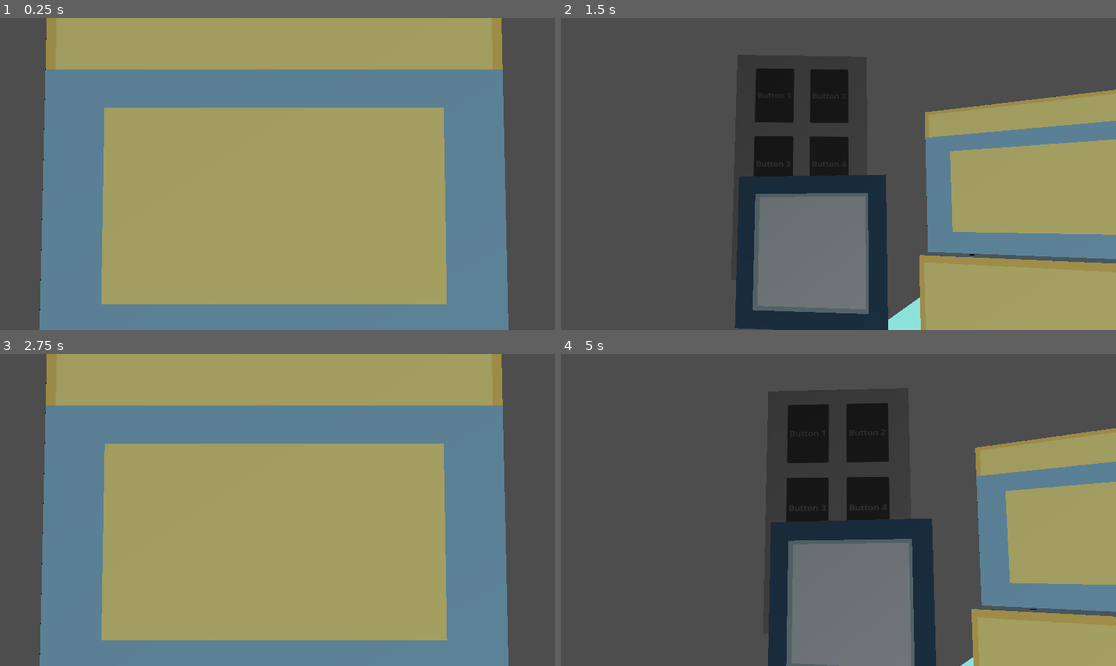
Above: before the commit, frames 1-4 (two rows, left to right).
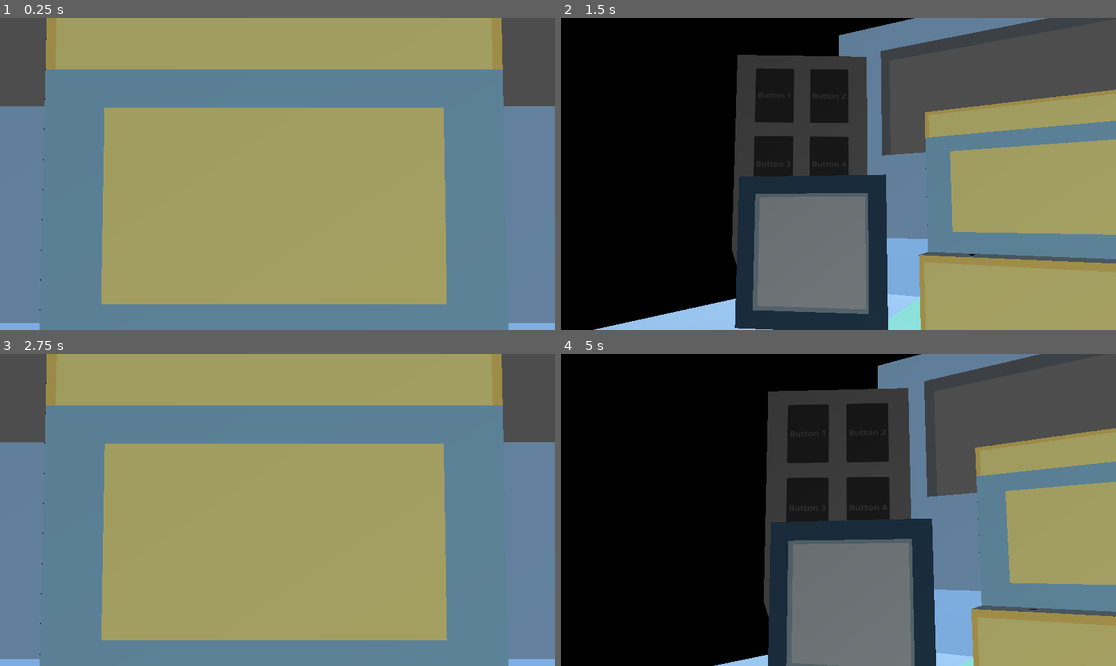
Above: after the commit, the same moments.

Repository: ATTOCORRECT/PianoVirus-ProjectFiles
Game: Godot game, scene res://Scenes/game.tscn
Same seed, same stepped clock (60 frames per second), same inputs: the game is played once before the commit and once after it.
Inputs (mouse positions are in pixels of both pictures, inside the frame that each line leads up to):
- Up to frame 1 (0.25 s): no input
- Up to frame 2 (1.5 s): tap Enter at 0.5 s; move the mouse to (960, 158) at 0.52 s; hold S (look_down) 0.53-1.28 s; click (960, 158) at 0.67 s; move the mouse to (727, 189) at 1.27 s; tap A (look_left) at 1.35 s; click (727, 189) at 1.42 s
- Up to frame 3 (2.75 s): move the mouse to (333, 441) at 2.02 s; hold D (look_right) from 2.03 s (still down); click (333, 441) at 2.17 s
- Up to frame 4 (5 s): move the mouse to (810, 572) at 2.77 s; release D (look_right) at 2.78 s; tap W (look_up) at 2.85 s; click (810, 572) at 2.92 s; tap Space at 3.5 s; move the mouse to (1005, 556) at 3.52 s; hold S (look_down) 3.53-4.28 s; click (1005, 556) at 3.67 s; move the mouse to (672, 463) at 4.27 s; tap A (look_left) at 4.35 s; click (672, 463) at 4.42 s

The runs differ from the first frame. In frame 1, 12% of the frame differs, in the area x 0-100%, y 28-100%; in frame 2, 41%; in frame 3, 12%; in frame 4, 47%, in the area x 0-87%, y 0-100%.

Commit message:
Added Ship Background Model

Diff:
--- a/just_space_things_godot/Scenes/game.tscn
+++ b/just_space_things_godot/Scenes/game.tscn
@@ -7,6 +7,7 @@
 [ext_resource type="PackedScene" uid="uid://cm1b0io6v1ino" path="res://interactive_button.tscn" id="4_536go"]
 [ext_resource type="PackedScene" uid="uid://bj60uguffyypa" path="res://Assets/Models/Console/JST_Prototype Console.gltf" id="5_rxhro"]
 [ext_resource type="PackedScene" uid="uid://xr4o5xiw5ky3" path="res://Assets/Models/Map/JST_Prototype Map.gltf" id="5_uac24"]
+[ext_resource type="PackedScene" uid="uid://8htrreom0a65" path="res://Assets/Models/Ship/JST_Prototype ShipBackground.gltf" id="8_bmx4a"]
 
 [sub_resource type="CylinderMesh" id="CylinderMesh_wi0oe"]
 
@@ -160,4 +161,7 @@
 [node name="Console" parent="ScreenModels/Console and Map" instance=ExtResource("5_rxhro")]
 transform = Transform3D(1, 0, 0, 0, 1, 0, 0, 0, 1.48969, -0.00661993, -0.808399, -2.29502)
 
+[node name="ShipBackground" parent="." instance=ExtResource("8_bmx4a")]
+transform = Transform3D(-3.0402e-07, 0, 5.10061, 0, 5.14956, 0, -5.10061, 0, -3.0402e-07, 0, -1.07617, -1.741)
+
 [editable path="Player"]
Not shown, added: just_space_things_godot/Assets/Models/Ship/JST_Prototype ShipBackground.gltf
Not shown, added: just_space_things_godot/Assets/Models/Ship/JST_Prototype ShipBackground.gltf.import
Binary file added: just_space_things_godot/Assets/Models/Ship/JST_Prototype ShipBackground_0.png
Not shown, added: just_space_things_godot/Assets/Models/Ship/JST_Prototype ShipBackground_0.png.import
Binary file added: just_space_things_godot/MAPBACKGROUND.png
Not shown, added: just_space_things_godot/MAPBACKGROUND.png.import
Not shown: 1 places in just_space_things_godot/Scenes/game.tscn that only renumber resources
